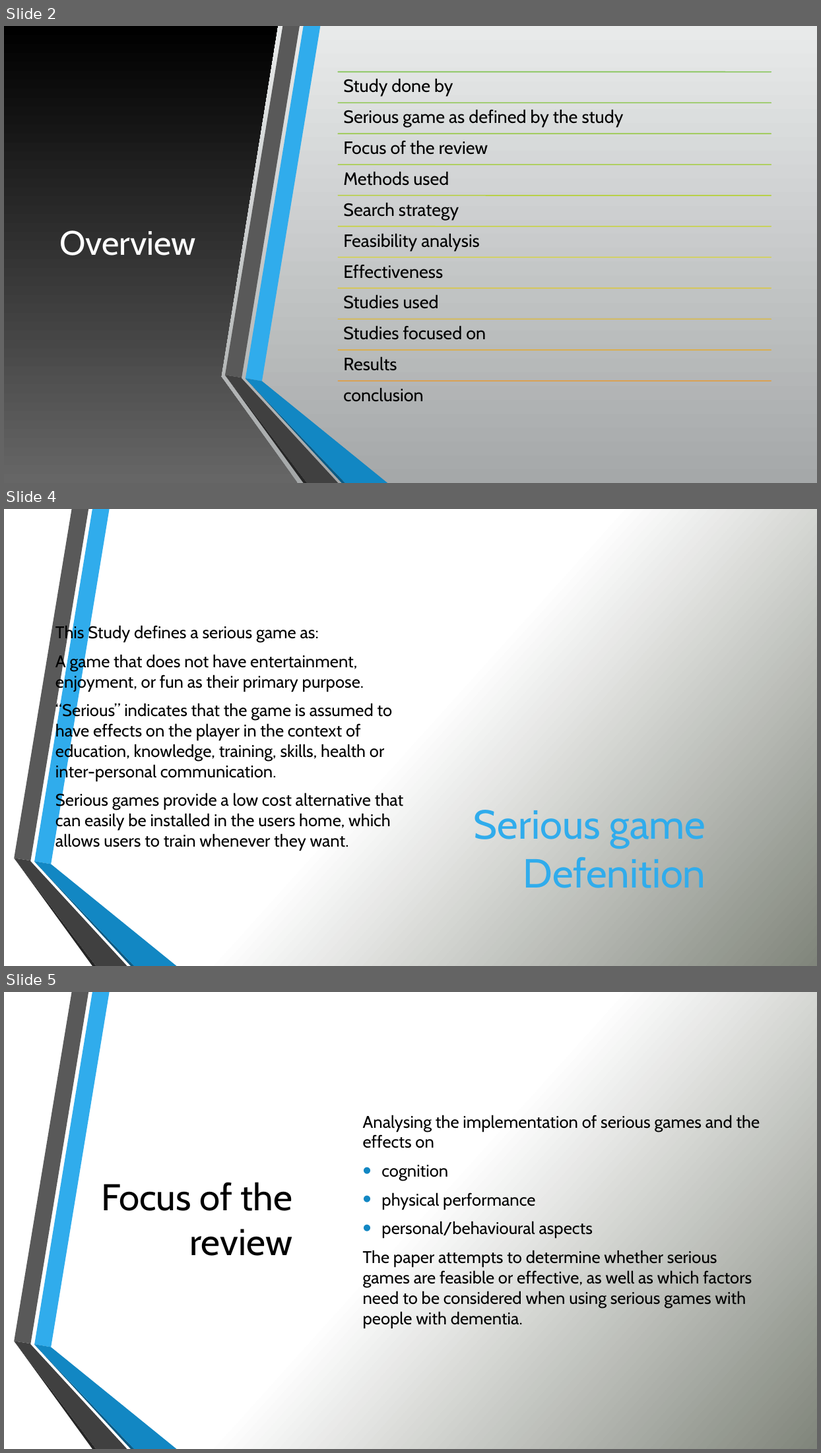
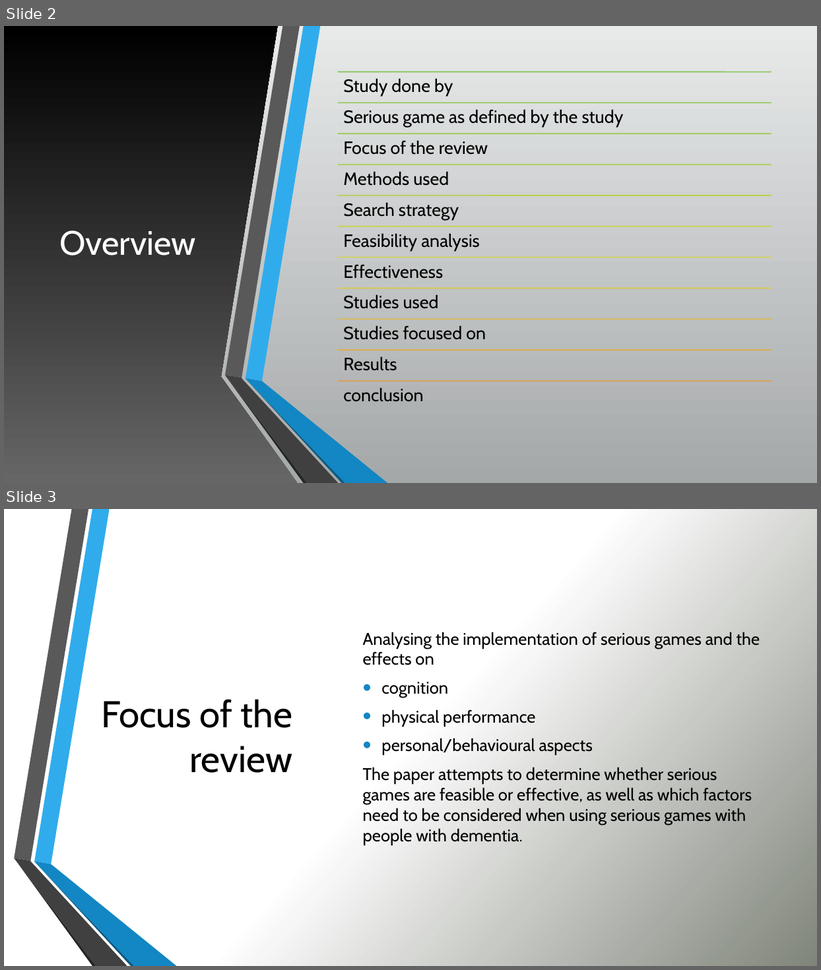
Before and after one commit to LoftieFourie/Honours_Project, a slide deck: MusicTherapy.pptx. Shown one above the other, each under a label of ours: slides 2, 4 and 5 before the commit, slides 2 and 3 after it; the slides between them are not shown. The pictures are 821x1453 and 821x970 pixels, drawn with LibreOffice and Linux fonts; fonts in the diff are those of the drawing. Boxes give left, top, right and bottom in pixels: in the first picture for what was removed or moved away, otherwise in the second. Text is boxed around its words. In the diff, an @@ line names an element or a change of style, - is before the commit and + after.

```diff
--- a/MusicTherapy.pptx
+++ b/MusicTherapy.pptx
@@ slide 4 removed at box(4, 509, 817, 966), background gradient #FFFFFF to #81877A; not listed: 6 template elements that a slide beside it also shows @@
@@ text removed at box(55, 625, 403, 851) @@
-This Study defines a serious game as:
-A game that does not have entertainment, enjoyment, or fun as their primary purpose.
-“Serious” indicates that the game is assumed to have effects on the player in the context of education, knowledge, training, skills, health or inter-personal communication.
-Serious games provide a low cost alternative that can easily be installed in the users home, which allows users to train whenever they want.
@@ title removed at box(474, 810, 706, 889) @@
-Serious game Defenition
@@ what was slide 5 is now slide 3 @@
```
Also in this commit, not shown: 2 slides changed, 3 slides added, 3 other slides removed.
